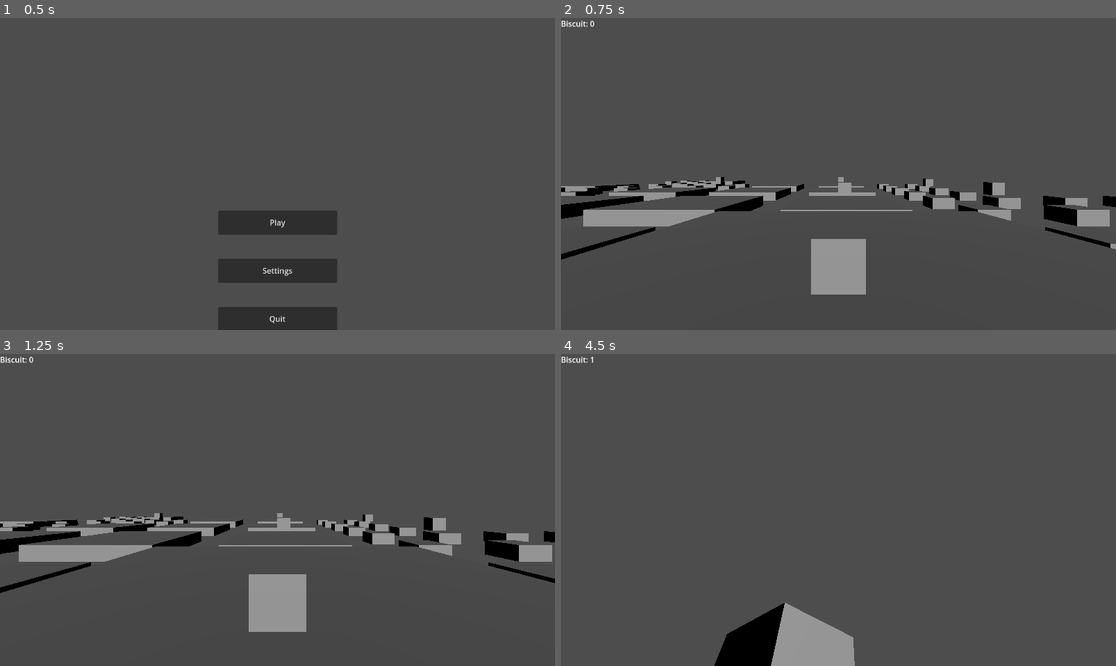
Above: before the commit, frames 1-4 (two rows, left to right).
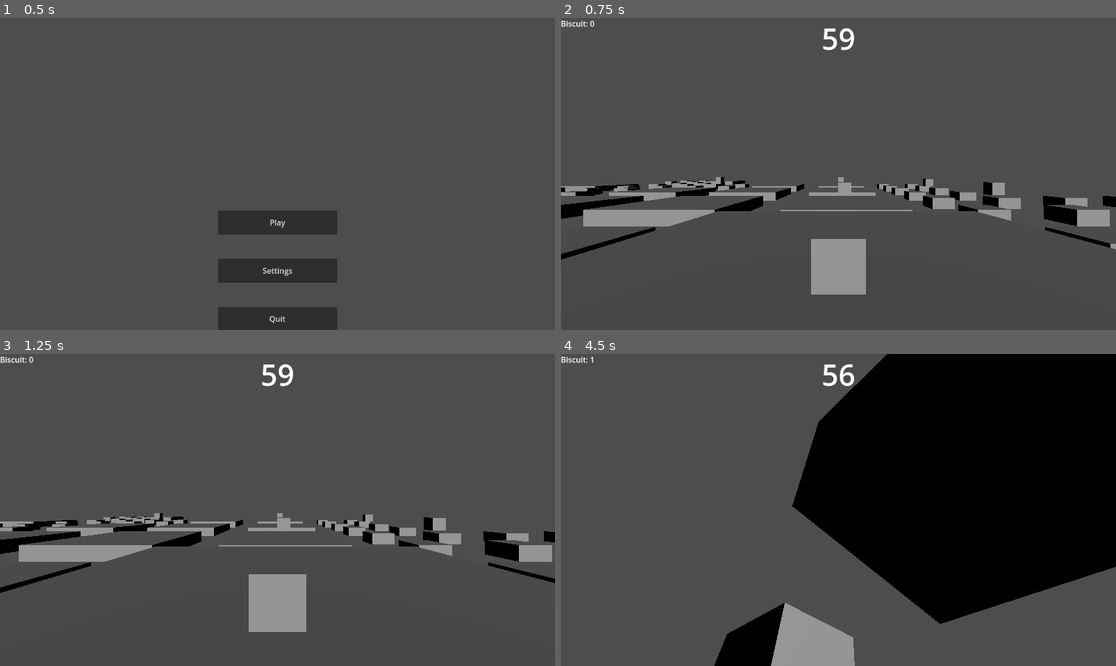
Above: after the commit, the same moments.

Repository: AlexTheAccount/Get-The-Biscuit
Game: Godot game, scene res://Tscn/UI/Main Menu.tscn
The game is run twice, just before and just after one commit, with the same random seed, the same clock (stepped at 60 frames per second) and the same inputs.
Inputs (mouse positions are in pixels of both pictures, inside the frame that each line leads up to):
- Up to frame 1 (0.5 s): no input
- Up to frame 2 (0.75 s): click "Play" at 0.5 s
- Up to frame 3 (1.25 s): no input
- Up to frame 4 (4.5 s): tap Enter (ui_accept) at 1.25, 1.52, 2.27, 3.77 s; move the mouse to (866, 510) at 1.27 s; hold Mouse wheel up (Zoom In) 1.28-2.03 s; hold W (Player Up) from 1.28 s (still down); move the mouse to (810, 510) at 2.02 s; tap Mouse wheel down (Zoom Out) at 2.1, 3.6 s; move the mouse to (849, 503) at 2.77 s; hold Mouse wheel up (Zoom In) 2.78-3.53 s; move the mouse to (832, 516) at 3.52 s; move the mouse to (877, 513) at 4.27 s; hold Mouse wheel up (Zoom In) from 4.28 s (still down)

Frame 1 is identical in both runs. In frame 2, 0.2% of the frame differs, in the area x 47-53%, y 3-11%; in frame 3, 0.2%; in frame 4, 40%, in the area x 41-100%, y 0-87%.
Error after the commit: Invalid access to property or key 'trackedItem' on a base object of type 'Label'. (res://GD/Pickup.gd:11)

Commit message:
Created a reset platform timer system

Diff:
--- a/get-the-biscuit/GD/PlatformGenerator.gd
+++ b/get-the-biscuit/GD/PlatformGenerator.gd
@@ -8,15 +8,52 @@
 @export var randomness := 0.5  # 0 = grid, 1 = chaos
 @export var itemChance := 0.3  # 0.0 to 1.0
 
+var player
+
+# Reset Timer
+@export var resetTimer := 60.0
+var resetTimerNode
+var timeLeft := 0.0
+
+# Safe zone tracking
+@onready var safeZone := $Mesh3D/SafeZone as Area3D
+var playerSafe := false
+
 # Called when the node enters the scene tree for the first time.
 func _ready() -> void:
-	generate()
+	timeLeft = resetTimer
+
+	var players = get_tree().get_nodes_in_group("Player")
+	if players.size() > 0:
+		player = players[0]
+		resetTimerNode = player.get_node("HUD").get_node("TimerLabel")
+
+	Reset()
 	pass # Replace with function body.
 
+func _process(delta: float) -> void:
+	# Countdown
+	timeLeft -= delta
 
-# Called every frame. 'delta' is the elapsed time since the previous frame.
-func _process(delta: float) -> void:
-	pass
+	if timeLeft <= 0:
+		timeLeft = resetTimer
+		Reset()
+
+	resetTimerNode.text = str(int(timeLeft))
+
+func Reset() -> void:
+	# Death check
+	#if playerSafe == false:
+		#player.queue_free()  # or call your custom die() method
+
+	# Clear old platforms and items
+	for child in get_children():
+		if child.name != "CentralMesh":
+			child.queue_free()
+
+	# Generate new layout
+	generate()
+
 func generate():
 	var directions = [
 		Vector3(1, 0, 0), Vector3(-1, 0, 0),
@@ -25,12 +62,12 @@
 		Vector3(1, 0, -1), Vector3(-1, 0, 1)
 	]
 
-	var used_positions = { Vector3.ZERO: true }
-	var spawn_list = [ Vector3.ZERO ]
+	var usedPositions = { Vector3.ZERO: true }
+	var spawnList = [ Vector3.ZERO ]
 
 	for i in range(maxPlatforms):
 		# Picks an existing platform to branch from
-		var parent_pos = spawn_list[randi() % spawn_list.size()]
+		var parentPos = spawnList[randi() % spawnList.size()]
 
 		# Pick a direction
 		var dir = directions[randi() % directions.size()].normalized()
@@ -43,21 +80,31 @@
 		randf_range(-randomness, randomness)
 		) * spacing
 
-		var new_pos = (parent_pos + offset).snapped(Vector3.ONE * spacing)
-		if used_positions.has(new_pos):
+		var newPos = (parentPos + offset).snapped(Vector3.ONE * spacing)
+		if usedPositions.has(newPos):
 			continue
 
 		# Record new
-		used_positions[new_pos] = true
-		spawn_list.append(new_pos)
+		usedPositions[newPos] = true
+		spawnList.append(newPos)
 
 		# make new instance
 		var scene = platformScenes[randi() % platformScenes.size()]
 		var plat  = scene.instantiate() as Node3D
-		plat.global_position = new_pos
+		plat.global_position = newPos
 		add_child(plat)
 
 		if randf() < itemChance:
 			var item = itemScene.instantiate()
-			item.global_position = new_pos + Vector3.UP * 1.5
+			item.global_position = newPos + Vector3.UP * 1.5
 			add_child(item)
+
+# Safe zone methods
+func _on_safe_zone_body_entered(body: Node3D) -> void:
+	if body.is_in_group("Player"):
+		playerSafe = true
+
+
+func _on_safe_zone_body_exited(body: Node3D) -> void:
+	if body.is_in_group("Player"):
+		playerSafe = false
--- a/get-the-biscuit/Tscn/Platform Stuff/Core Platform Generator.tscn
+++ b/get-the-biscuit/Tscn/Platform Stuff/Core Platform Generator.tscn
@@ -14,11 +14,21 @@
 platformScenes = Array[PackedScene]([ExtResource("2_x4v74"), ExtResource("3_c4rut")])
 itemScene = ExtResource("3_gmaqc")
 
-[node name="Mesh3D" type="MeshInstance3D" parent="."]
+[node name="CentralMesh" type="MeshInstance3D" parent="."]
 transform = Transform3D(15, 0, 0, 0, 1, 0, 0, 0, 15, 0, 0, 0)
 mesh = SubResource("BoxMesh_hma3d")
 
-[node name="StaticBody3D" type="StaticBody3D" parent="Mesh3D"]
+[node name="StaticBody3D" type="StaticBody3D" parent="CentralMesh"]
 
-[node name="CollisionShape3D" type="CollisionShape3D" parent="Mesh3D/StaticBody3D"]
+[node name="CollisionShape3D" type="CollisionShape3D" parent="CentralMesh/StaticBody3D"]
 shape = SubResource("BoxShape3D_3noxb")
+debug_color = Color(0, 0.643326, 0.302065, 0.42)
+
+[node name="SafeZone" type="Area3D" parent="CentralMesh"]
+
+[node name="CollisionShape3D" type="CollisionShape3D" parent="CentralMesh/SafeZone"]
+shape = SubResource("BoxShape3D_3noxb")
+debug_color = Color(0, 0.643326, 0.302065, 0.42)
+
+[connection signal="body_entered" from="CentralMesh/SafeZone" to="." method="_on_safe_zone_body_entered"]
+[connection signal="body_exited" from="CentralMesh/SafeZone" to="." method="_on_safe_zone_body_exited"]
--- a/get-the-biscuit/Tscn/UI/HUD.tscn
+++ b/get-the-biscuit/Tscn/UI/HUD.tscn
@@ -13,12 +13,31 @@
 mouse_filter = 2
 
 [node name="BiscuitLabel" type="Label" parent="."]
-layout_mode = 0
-offset_right = 40.0
-offset_bottom = 23.0
+layout_mode = 1
+anchors_preset = -1
+anchor_right = 0.061
+anchor_bottom = 0.035
+offset_right = -30.272
+offset_bottom = 0.32
 text = "Biscuit: 0"
 script = ExtResource("1_4wsjk")
 trackedItem = "Biscuit"
 
 [node name="FontScaler" type="Node" parent="BiscuitLabel"]
 script = ExtResource("1_ncxwm")
+
+[node name="TimerLabel" type="Label" parent="."]
+layout_mode = 1
+anchors_preset = 5
+anchor_left = 0.5
+anchor_right = 0.5
+offset_left = -35.0
+offset_right = 35.0
+offset_bottom = 23.0
+grow_horizontal = 2
+theme_override_font_sizes/font_size = 61
+text = "60"
+horizontal_alignment = 1
+
+[node name="FontScaler" type="Node" parent="TimerLabel"]
+script = ExtResource("1_ncxwm")
